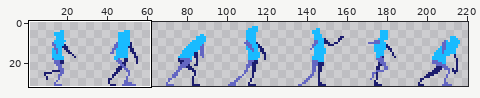
Two states of a sprite sheet, core/assets/zombie.png. The picture above shows the old version from afar; the outline marks the close-up.
Close-up. First the earlier version:
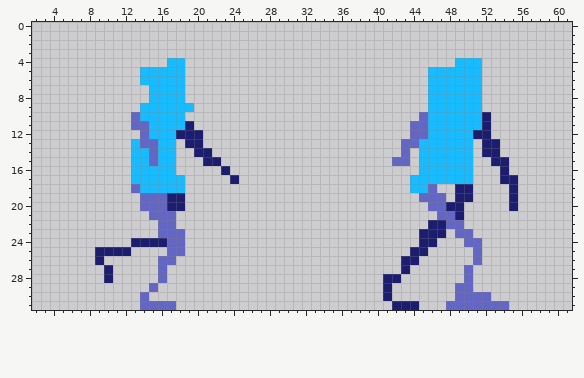
The file is 224x32 pixels. Shown: x 2..61, y 0..31. The wide view leaves out empty margins.
After the commit:
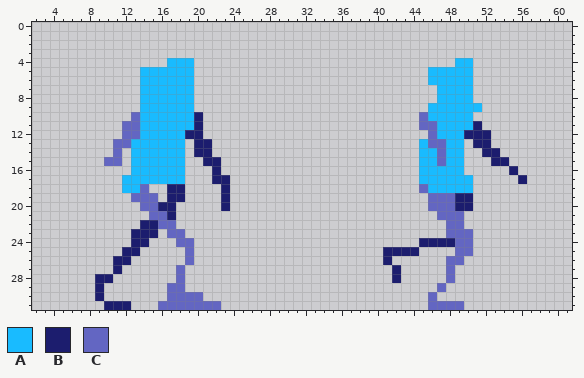
Palette (. is transparent): A #19bbff  B #1c1d6e  C #6366c2
Edits made:
Colour A is added in rows 4 to 6 at x 19; in rows 7 to 8 at x 14 and 19; in row 10 at x 19; in rows 13 to 16 at x 18; in row 17 at x 12; in row 18 at x 12 and 47 to 48.
Colour A replaces colour B in row 11 at x 19; in row 12 at x 18; in row 18 at x 49 to 50.
Colour A replaces colour C in rows 11 to 12 at x 14; in row 13 at x 14 to 15; in rows 14 to 15 at x 15; in row 18 at x 13 and 46.
Colour B is added in rows 10 to 11 at x 20; in row 13 at x 21 and 51; in row 16 at x 22 and 55; in row 17 at x 22 to 23 and 56; in rows 18 to 19 at x 23; in row 20 at x 23 and 50.
Colour B is added in row 22 at x 14 to 15; in row 23 at x 13 to 15; in row 24 at x 47 to 48; in row 25 at x 13 and 41 to 43; in row 26 at x 11 to 12 and 41; in row 27 at x 11 and 42.
Colour B is added in rows 28 to 30 at x 9; in row 31 at x 10 to 12.
Colour B replaces colour A in row 11 at x 51; in row 12 at x 50; in row 18 at x 17 to 18.
Colour B replaces colour C in row 20 at x 16; in row 21 at x 17.
Colour C is added in row 11 at x 12; in row 12 at x 12 to 13; in row 13 at x 11 to 12; in row 14 at x 11; in row 15 at x 10 to 11; in row 19 at x 13 and 48.
Colour C is added in row 23 at x 48; in row 24 at x 19 and 49; in row 25 at x 19 and 49 to 50; in row 26 at x 19 and 48 to 49; in rows 27 to 28 at x 18 and 48; in row 29 at x 17 to 18 and 47.
Colour C is added in row 30 at x 17 to 20 and 46; in row 31 at x 18 to 22 and 46 to 47.
Colour C replaces colour A in rows 11 to 12 at x 46; in row 13 at x 46 to 47; in rows 14 to 15 at x 47; in row 18 at x 14 and 45.
Colour C replaces colour B in row 20 at x 48; in row 21 at x 49.
Colour A is gone in rows 4 to 6 at x 51; in rows 7 to 8 at x 46 and 51; in row 10 at x 51; in rows 13 to 16 at x 50; in row 17 at x 44; in row 18 at x 15 to 16 and 44.
Colour B is gone in rows 10 to 11 at x 52; in row 13 at x 19 and 53; in row 16 at x 23 and 54; in row 17 at x 24 and 54 to 55; in rows 18 to 19 at x 55; in row 20 at x 18 and 55.
Colour B is gone in row 22 at x 46 to 47; in row 23 at x 45 to 47; in row 24 at x 15 to 16; in row 25 at x 9 to 11 and 45; in row 26 at x 9 and 43 to 44; in row 27 at x 10 and 43.
Colour B is gone in rows 28 to 30 at x 41; in row 31 at x 42 to 44.
Colour C is gone in row 11 at x 44; in row 12 at x 44 to 45; in row 13 at x 43 to 44; in row 14 at x 43; in row 15 at x 42 to 43; in row 19 at x 16 and 45.
Colour C is gone in row 23 at x 16; in row 24 at x 17 and 51; in row 25 at x 17 to 18 and 51; in row 26 at x 16 to 17 and 51; in rows 27 to 28 at x 16 and 50; in row 29 at x 15 and 49 to 50.
Colour C is gone in row 30 at x 14 and 49 to 52; in row 31 at x 14 to 15 and 50 to 54.
